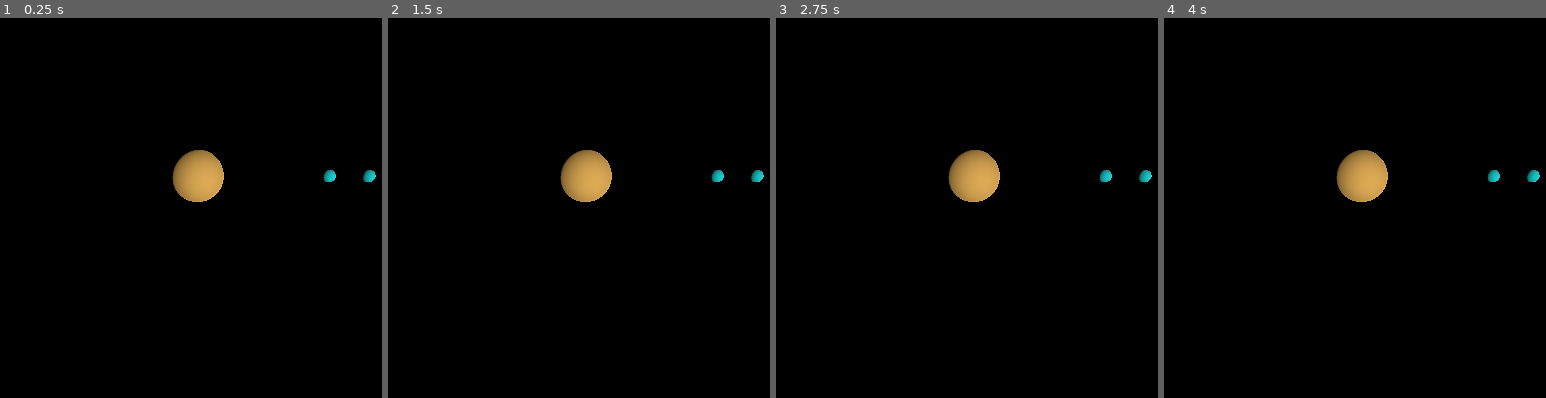
Above: before the commit, frames 1-4 (left to right).
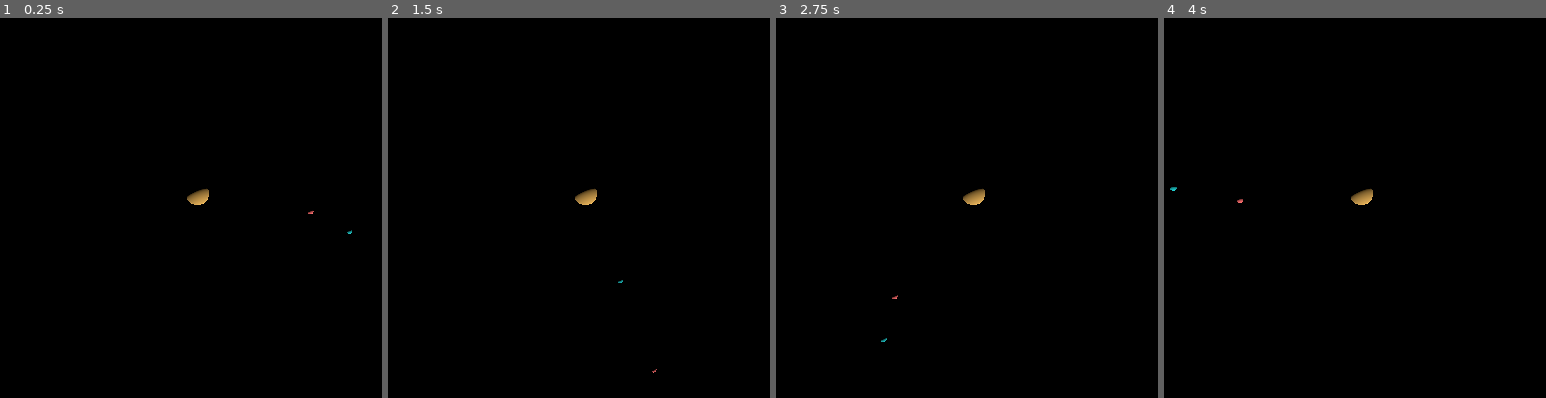
Above: after the commit, the same moments.

Repository: adorion25/Euroba
Game: Godot game, scene res://node_3d.tscn
Two runs of this game, one before a commit and one after it. Both use one fixed random seed, a clock stepped at 60 frames per second and the inputs below. The project has no main scene, so this scene is started directly.
Inputs:
- Up to frame 1 (0.25 s): no input
- Up to frame 2 (1.5 s): tap Enter at 0.5 s; tap Space at 1.25 s
- Up to frame 3 (2.75 s): tap Enter at 2 s
- Up to frame 4 (4 s): tap Space at 2.75 s; tap Enter at 3.5 s

The runs differ from the first frame. In frame 1, 1.6% of the frame differs, in the area x 45-99%, y 34-57%; in frame 2, 1.6%; in frame 3, 1.6%; in frame 4, 1.6%, in the area x 1-99%, y 34-50%.

Commit message:
Simulation fonctionnelle

Diff:
--- a/euroba/Lune.gd
+++ b/euroba/Lune.gd
@@ -1,5 +1,11 @@
 extends RigidBody3D
-class_name Lune
+
+@export_group("Paramètre de conversion simulation")
+@export var min_distance_simulee : float
+@export var max_distance_simulee : float
+@export var min_distance_reelle : float
+@export var max_distance_reelle : float
+
 @export_group("Simulation gravitationnelle")
 @export var masse_centre_rotation : float
 @export var masse_corps : float
@@ -13,21 +19,21 @@
 @export var rayon_initial_2 : float
 @export var vitesse_initiale_2 : float
 
-@export_group("Paramètres ressort")
-@export var elasticite : float
-@export var distance_equilibre : float
-@export var coeff_dissipation : float
-
 @export_group("Paramètres d'Euler")
 @export var etapes_calcul_par_ecran : int
 
+var elasticite : float = 1e14
+var distance_equilibre : float = 24.97e6
+var coeff_dissipation : float = 4e16
 var G : float = 6.673e-11
 var r_1 : Vector3
 var v_1 : Vector3
 var r_2 : Vector3
 var v_2 : Vector3
-var periode : float
-var distance : float = distance_equilibre
+var periode : float = 299.819e3
+@export var europe_1 : RigidBody3D
+@export var europe_2 : RigidBody3D
+
 # Called when the node enters the scene tree for the first time.
 func _ready() -> void:
 
@@ -36,38 +42,32 @@
 	r_2 = rayon_initial_2 * Vector3(1, 0, 0)
 	v_2 = vitesse_initiale_2 * Vector3(0, 0, 1)
 
+
 # Called every frame. 'delta' is the elapsed time since the previous frame.
 func _process(delta: float) -> void:
-	pass
+	appliquer_euler(delta)
 
-func force_gravitationnelle(r_i: Vector3) -> Vector3:
-	"""
-	Applique la formule de la force gravitationnelle sur un des points d'Europe
+	europe_1.position = conv_position_reelle_a_simulee(r_1)
+	europe_2.position = conv_position_reelle_a_simulee(r_2)
+
+func conv_position_reelle_a_simulee(position_reelle : Vector3) -> Vector3:
+	"""Effectue la conversion d'une position réelle à une position de l'espace
+	de la simulation
 
 	Paramètres:
-	r_i -- Vecteur position du point selon Jupiter
+	position_reelle -- la position réelle à convertir
 
-	Retour:
-	Vecteur correspondant à la force gravitationnelle exercée par Jupiter sur le point
+	Retour :
+	la position dans le monde de la simulation à utiliser
 	"""
-	var force_g = -1 * G * (masse_corps/2 * masse_centre_rotation) / r_i.length()**3 * r_i
-	return force_g
 
-func force_ressort(r_1: Vector3, r_2: Vector3) -> Vector3:
-	"""
-	Applique la formule de la force du ressort sur un point de la lune selon la distance entre les deux points
+	var distance_relle = position_reelle.length()
+	var ratio_distance = inverse_lerp(min_distance_reelle, max_distance_reelle,
+		distance_relle)
+	var facteur_distance_simulee = lerp (min_distance_simulee, max_distance_simulee,
+		ratio_distance)
 
-	Paramètres:
-	r_1 -- Vecteur position du point selon Jupiter
-	r_2 -- Vecteur position du point selon Jupiter
-
-	Retour:
-	Vecteur correspondant à la force de ressort exercée par un point sur l'autre
-	"""
-	var k = elasticite
-	var r_21 = r_2 - r_1
-	var F_res = k * (r_21.length() - distance) * (r_21 / r_21.length())
-	return F_res
+	return position_reelle.normalized() * facteur_distance_simulee
 
 func appliquer_euler(temps_dernier_ecran : float) -> void:
 	"""
@@ -77,4 +77,17 @@
 	Paramètre:
 	temps_dernier_ecran -- le temps écoulé depuis le dernier écran.
 	"""
-	pass
+	var nb_periode = temps_dernier_ecran * periode / periode_relative
+	var h = nb_periode / etapes_calcul_par_ecran
+	for i in range(etapes_calcul_par_ecran):
+		var force_gravitationnelle_1 = -G * (masse_corps / 2 * masse_centre_rotation) / r_1.length()**3 * r_1
+		var force_gravitationnelle_2 = -G * (masse_corps / 2 * masse_centre_rotation) / r_2.length()**3 * r_2
+		var force_ressort = elasticite * ((r_2 - r_1).length() - distance_equilibre) * (r_2 - r_1).normalized()
+		var force_frottement = coeff_dissipation * (v_2 - v_1)
+
+		var a_1 = (force_gravitationnelle_1 + force_ressort + force_frottement) / (masse_corps / 2)
+		var a_2 = (force_gravitationnelle_2 - force_ressort - force_frottement) / (masse_corps / 2)
+		v_2 += h * a_2
+		v_1 += h * a_1
+		r_1 += h * v_1
+		r_2 += h * v_2
--- a/euroba/node_3d.tscn
+++ b/euroba/node_3d.tscn
@@ -17,7 +17,7 @@
 [sub_resource type="SphereMesh" id="SphereMesh_noarx"]
 
 [sub_resource type="StandardMaterial3D" id="StandardMaterial3D_a0tk4"]
-albedo_color = Color(0, 0.78431374, 0.7882353, 1)
+albedo_color = Color(1, 0.42352942, 0.42352942, 1)
 
 [sub_resource type="SphereShape3D" id="SphereShape3D_r3fl7"]
 
@@ -35,7 +35,7 @@
 transform = Transform3D(0.5070872, 0.7779335, 0.3710556, -0.8618328, 0.46281612, 0.20747374, -0.0103297755, -0.42499524, 0.9051366, 8.801237, 1.5151159, 4.5821605)
 
 [node name="Camera3D" type="Camera3D" parent="." unique_id=1026225519]
-transform = Transform3D(1, 0, 0, 0, 0.8660254, 0.5, 0, -0.5, 0.8660254, 0, 5, 10)
+transform = Transform3D(1, 0, 0, 0, -4.371139e-08, 1, 0, -1, -4.371139e-08, 0, 25, 0)
 
 [node name="Jupiter" type="RigidBody3D" parent="." unique_id=1348569142]
 
@@ -47,9 +47,23 @@
 material_override = SubResource("StandardMaterial3D_a202f")
 mesh = SubResource("SphereMesh_4xowi")
 
-[node name="Europe 1" type="RigidBody3D" parent="." unique_id=1152047052]
+[node name="Europe 1" type="RigidBody3D" parent="." unique_id=1152047052 node_paths=PackedStringArray("europe_1", "europe_2")]
 transform = Transform3D(1, 0, 0, 0, 1, 0, 0, 0, 1, 5, 0, 0)
 script = ExtResource("1_a202f")
+min_distance_simulee = 5.0
+max_distance_simulee = 15.0
+min_distance_reelle = 600000000.0
+max_distance_reelle = 700000000.0
+masse_centre_rotation = 1.989e+27
+masse_corps = 4.8e+22
+periode_relative = 8.0
+rayon_initial_1 = 652377000.0
+vitesse_initiale_1 = 10664.75
+rayon_initial_2 = 677347000.0
+vitesse_initiale_2 = 17741.25
+etapes_calcul_par_ecran = 1000
+europe_1 = NodePath(".")
+europe_2 = NodePath("../Europe 2")
 
 [node name="CollisionShape3D" type="CollisionShape3D" parent="Europe 1" unique_id=1391428646]
 transform = Transform3D(0.5, 0, 0, 0, 0.5, 0, 0, 0, 0.5, 0, 0, 0)
